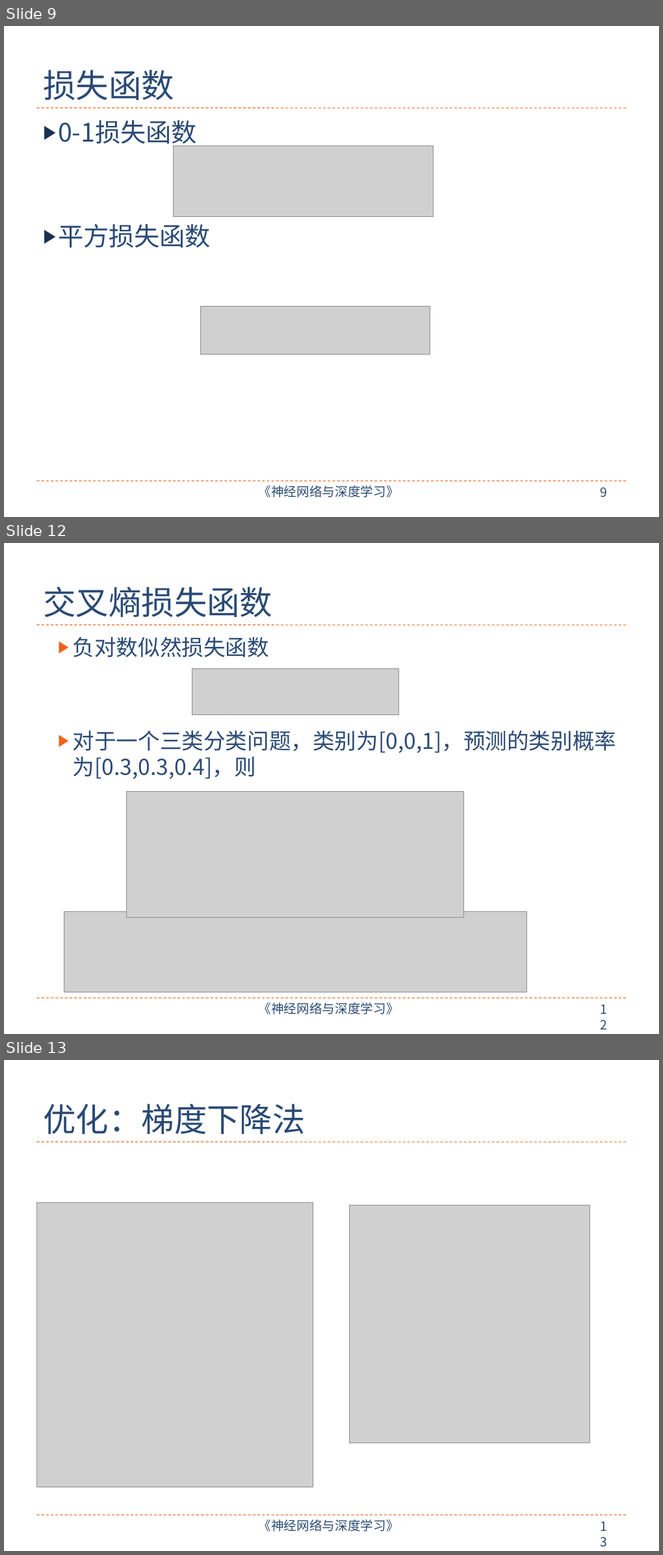
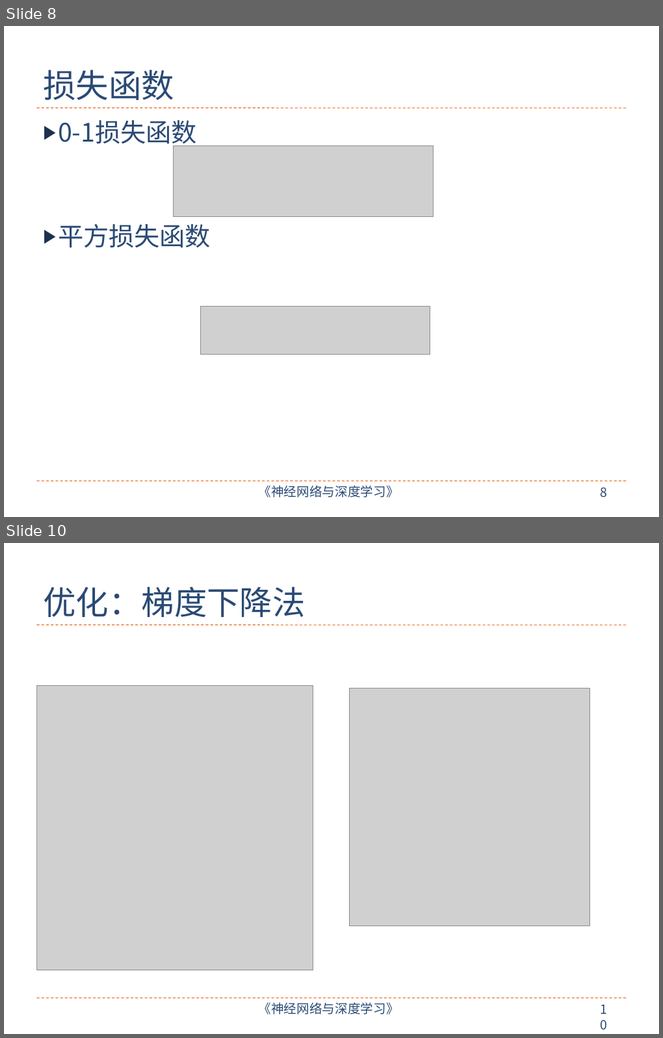
Before and after one commit to nndl/nndl.github.io, a slide deck: ppt/chap-机器学习概述.pptx. Shown one above the other, each under a label of ours: slides 9, 12 and 13 before the commit, slides 8 and 10 after it; the slides between them are not shown. The pictures are 663x1555 and 663x1038 pixels, drawn with LibreOffice and Linux fonts; fonts in the diff are those of the drawing; grey boxes stand for pictures. Boxes give left, top, right and bottom in pixels: in the first picture for what was removed or moved away, otherwise in the second. Text is boxed around its words. In the diff, an @@ line names an element or a change of style, - is before the commit and + after.

```diff
--- a/ppt/chap-机器学习概述.pptx
+++ b/ppt/chap-机器学习概述.pptx
@@ slide 12 removed at [4, 543, 659, 1034], background #FFFFFF; not listed: 4 template elements that a slide beside it also shows @@
@@ title removed at [43, 587, 272, 617] @@
-交叉熵损失函数
@@ text removed at [73, 637, 617, 779] @@
-  ▶ 负对数似然损失函数
-  ▶ 对于一个三类分类问题，类别为[0,0,1]，预测的类别概率为[0.3,0.3,0.4]，则
@@ picture removed at [192, 669, 399, 715] @@
@@ picture removed at [128, 792, 464, 919] @@
@@ picture removed at [64, 912, 527, 992] @@
@@ what was slide 9 is now slide 8 @@
@@ page number at [600, 488, 607, 498]: text changed @@
-9
+8
@@ what was slide 13 is now slide 10 @@
```
Also in this commit, not shown: 1 slide changed, 4 slides added, 2 other slides removed, 4 other files.
